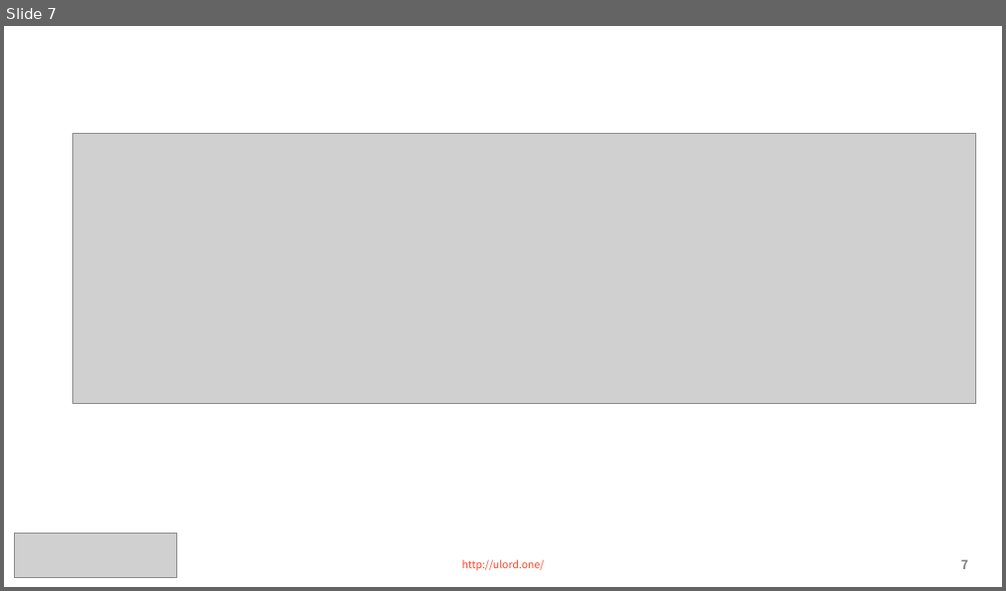
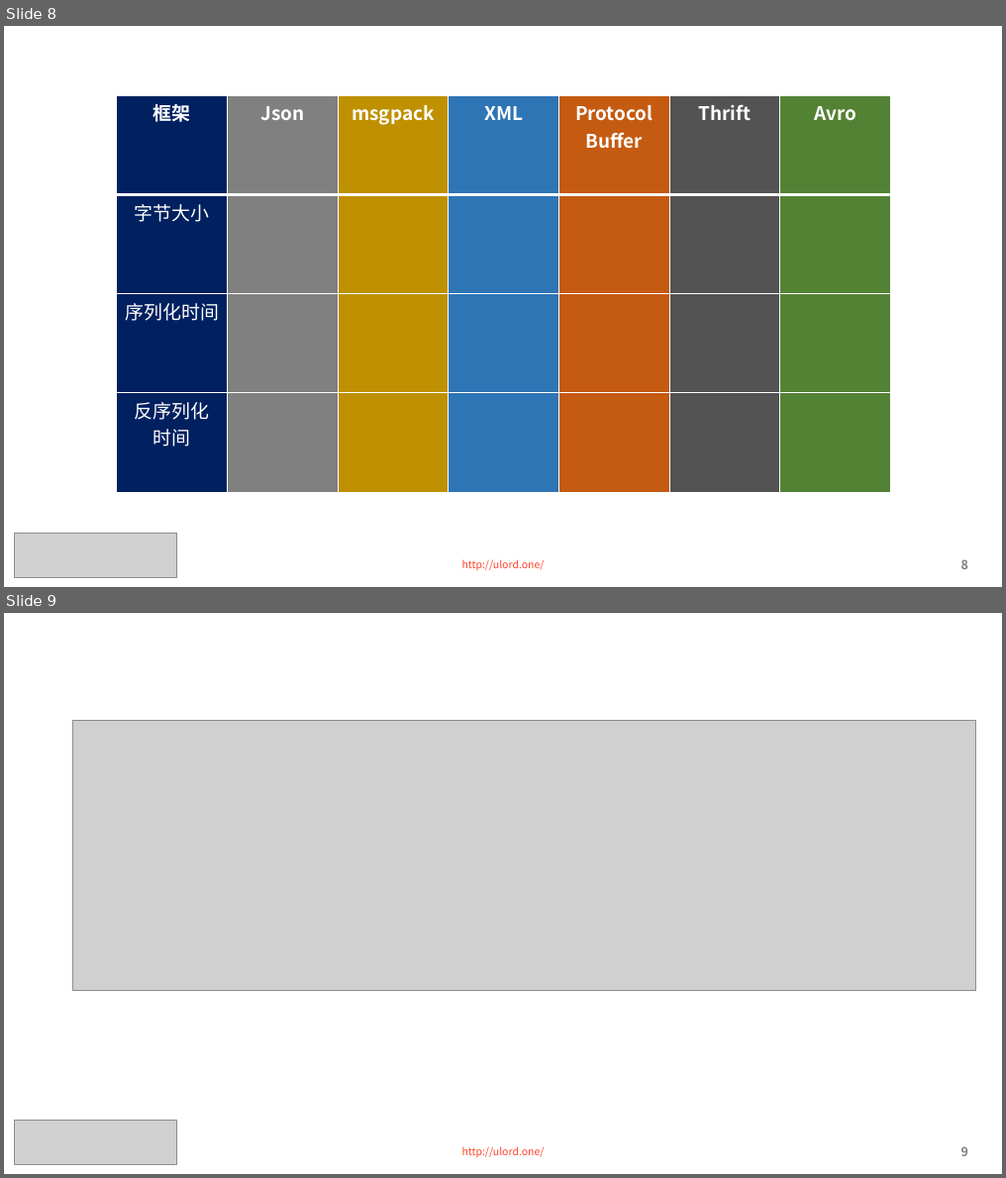
Before and after one commit to CAOLINAN/PersonalNotes, a slide deck: 序列化/msgpack.pptx. Shown one above the other, each under a label of ours: slide 7 before the commit, slides 8 and 9 after it. The pictures are 1006x591 and 1006x1178 pixels, drawn with LibreOffice and Linux fonts; fonts in the diff are those of the drawing; grey boxes stand for pictures. Boxes give left, top, right and bottom in pixels: in the first picture for what was removed or moved away, otherwise in the second. Text is boxed around its words. In the diff, an @@ line names an element or a change of style, - is before the commit and + after.

```diff
--- a/序列化/msgpack.pptx
+++ b/序列化/msgpack.pptx
@@ slide 8 added at (4,26,1002,587), background #FFFFFF @@
@@ table added at (117,95,893,492), 4 rows, 7 columns @@
+框架 | Json | msgpack | XML | Protocol Buffer | Thrift | Avro
+字节大小 |  |  |  |  |  | 
+序列化时间 |  |  |  |  |  | 
+反序列化 / 时间 |  |  |  |  |  | 
@@ picture added at (14,534,177,578) @@
@@ text added at (462,560,545,571), 10 pt, text #FF4429 @@
+http://ulord.one/
@@ page number added at (961,560,968,570), 12 pt, text #808080, bold @@
+8
@@ what was slide 7 is now slide 9 @@
@@ page number at (961,1147,968,1157): text changed @@
-7
+9
```
Also in this commit, not shown: 4 slides changed, 2 other slides added, 1 slide removed, 2 other files.
